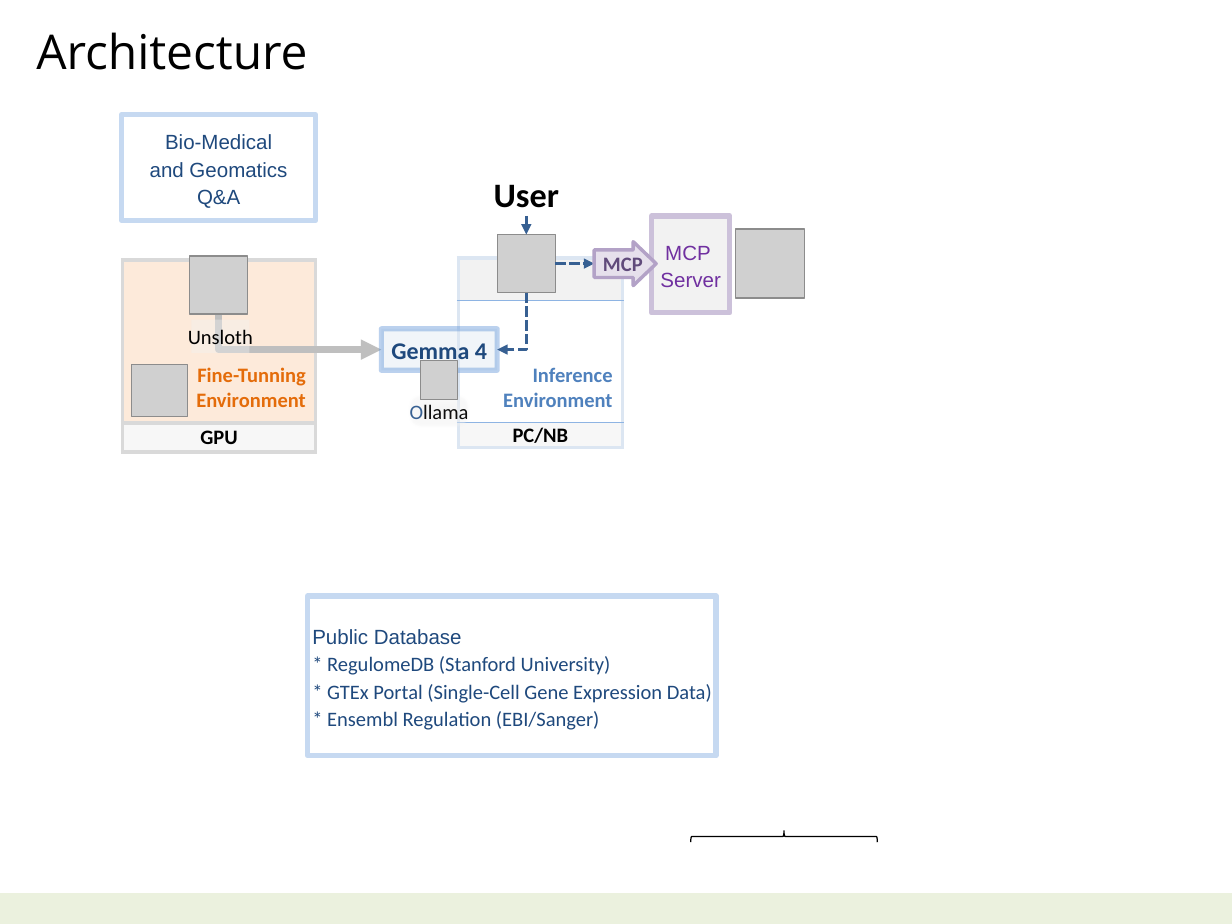
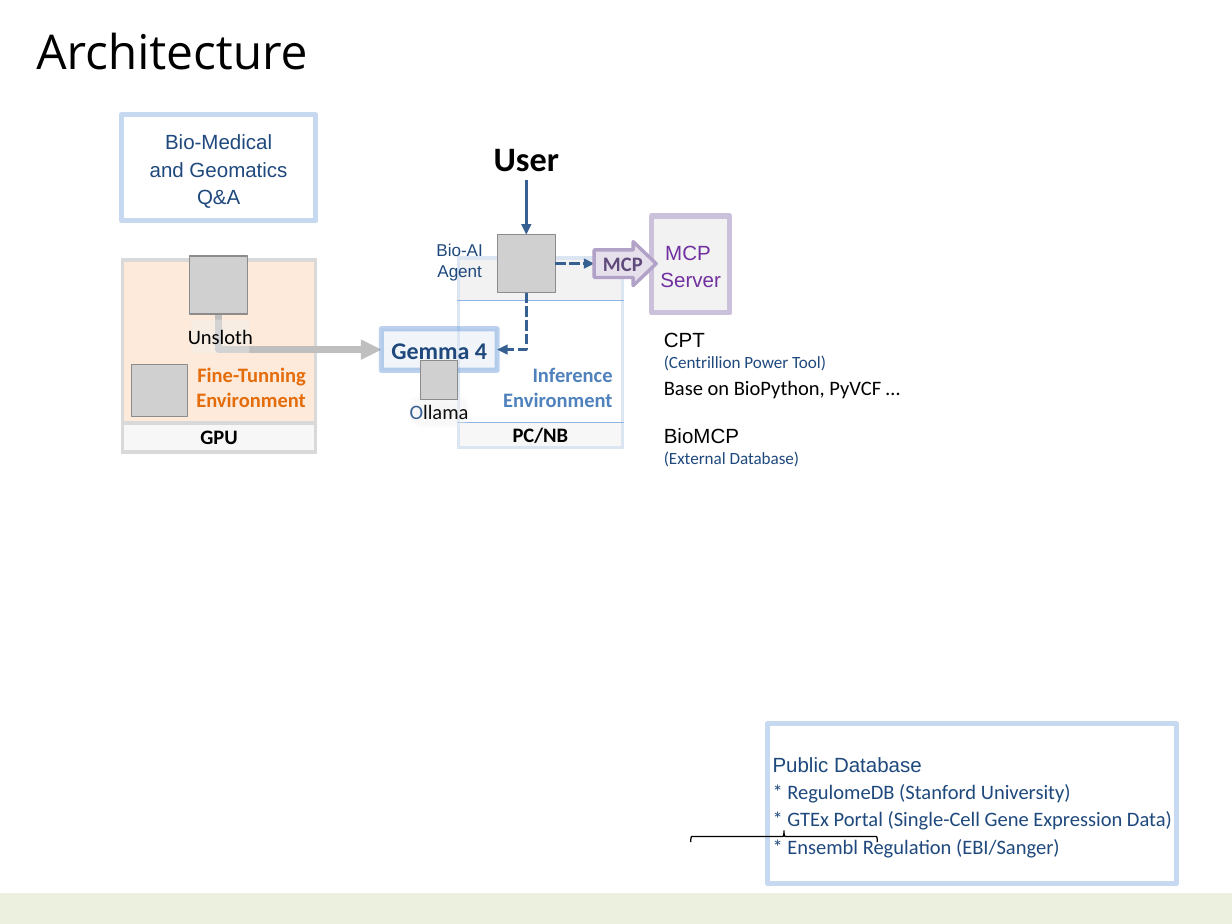
Before and after one commit to navibator/crazy-ai, a slide deck: slide 3 of bio-it-agent.pptx. Drawn at 1232x924 pixels with LibreOffice and Linux fonts; fonts in the diff are those of the drawing; grey boxes stand for pictures. Boxes give left, top, right and bottom in pixels: in the first picture for what was removed or moved away, otherwise in the second. Text is boxed around its words. In the diff, an @@ line names an element or a change of style, - is before the commit and + after.

Commit message:
bio-it-agent

```diff
--- a/bio-it-agent.pptx
+++ b/bio-it-agent.pptx
@@ text "User": place and size @@
-text "User" at box(494, 184, 559, 208)
+text "User" at box(494, 148, 559, 172)
@@ arrow moved from (526, 216) - (526, 234) to (526, 180) - (526, 234) @@
@@ picture removed at box(736, 229, 804, 298) @@
@@ text added at box(436, 243, 482, 281), 10 pt, text #1F497D @@
+Bio-AI
+Agent
@@ text added at box(664, 332, 881, 466), 10 pt, text #1F497D @@
+CPT
+(Centrillion Power Tool)
+Base on BioPython, PyVCF …
+BioMCP
+(External Database)
@@ rectangle "Public Database": place and size @@
-rectangle "Public Database" at box(308, 596, 717, 756)
+rectangle "Public Database" at box(768, 724, 1177, 885)
```
Also in this commit, not shown: 3 other slides changed, 1 slide added, 2 slides removed, 1 other file.
